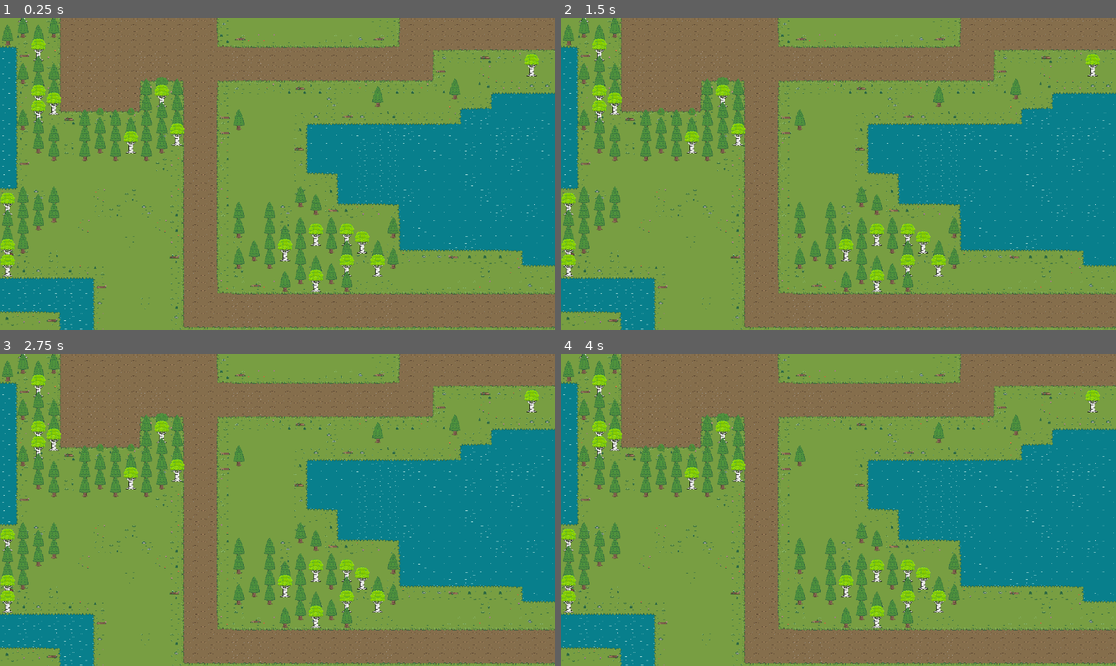
Above: before the commit, frames 1-4 (two rows, left to right).
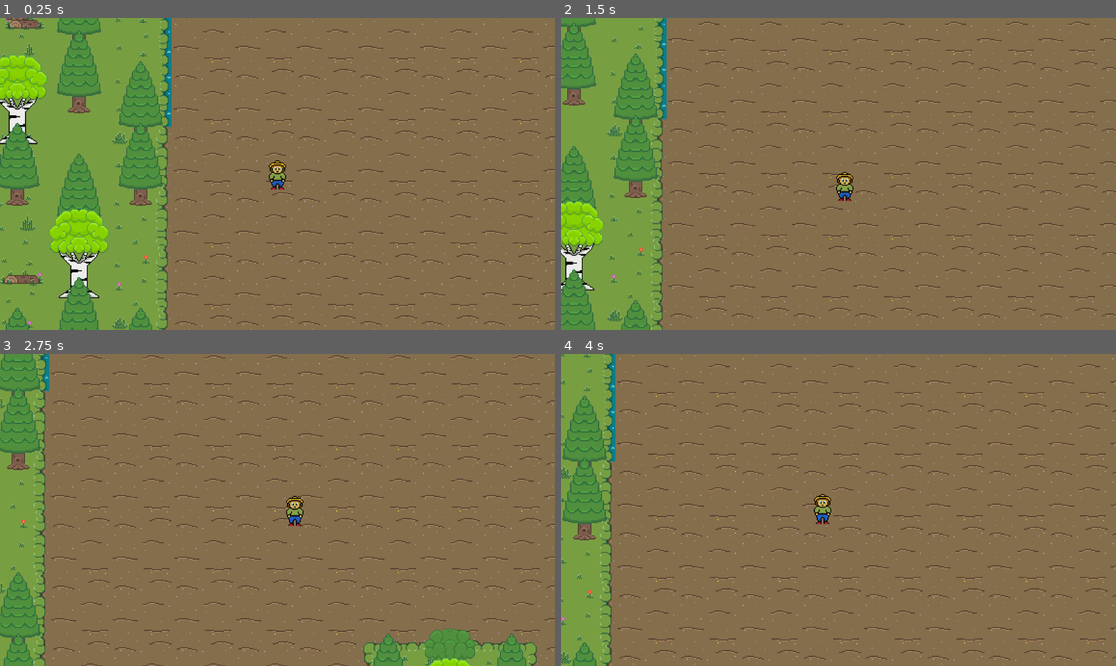
Above: after the commit, the same moments.

Repository: MoeOverload/Caribou-Lane
Game: Godot game, scene res://Scenes/Maps/demo_map.tscn
Two runs of this game, one before a commit and one after it. Both use one fixed random seed, a clock stepped at 60 frames per second and the inputs below. Before the commit the project has no main scene; this scene is started directly in both runs.
Inputs:
- Up to frame 1 (0.25 s): no input
- Up to frame 2 (1.5 s): tap Enter at 0.5 s; hold D (right, bound only after the commit) 0.53-1.28 s; hold Down (down, bound only after the commit) from 1.28 s (still down)
- Up to frame 3 (2.75 s): release Down (down, bound only after the commit) at 2.03 s; hold D (right, bound only after the commit) from 2.03 s (still down)
- Up to frame 4 (4 s): release D (right, bound only after the commit) at 2.78 s; hold W (up, bound only after the commit) 2.78-3.53 s; hold Left (left, bound only after the commit) from 3.53 s (still down)

The runs differ from the first frame. In frame 1, 70% of the frame differs, in the area x 0-100%, y 0-100%; in frame 2, 73%; in frame 3, 76%; in frame 4, 74%.

Commit message:
character creation
idle anim
movement script
world scaling

Diff:
--- /dev/null
+++ b/caribou-lane/Assets/characterAssets/MainCharacter/character_body_2d.gd
@@ -0,0 +1,24 @@
+extends CharacterBody2D
+
+@export var move_speed = 100
+
+func get_input():
+	velocity = Vector2.ZERO
+
+	if Input.is_action_pressed("left"):
+		velocity.x -= 1
+	elif Input.is_action_pressed("right"):
+		velocity.x += 1
+	elif Input.is_action_pressed("up"):
+		velocity.y -= 1
+	elif Input.is_action_pressed("down"):
+		velocity.y += 1
+	else:
+		velocity = Vector2.ZERO
+
+	velocity = velocity.normalized() * move_speed
+
+func _physics_process(_delta):
+
+	get_input()
+	move_and_slide()
--- /dev/null
+++ b/caribou-lane/Assets/characterAssets/MainCharacter/character_main.tscn
@@ -0,0 +1,72 @@
+[gd_scene load_steps=7 format=3 uid="uid://juau23jdwlih"]
+
+[ext_resource type="Texture2D" uid="uid://d2eo8cqonr85j" path="res://Assets/characterAssets/MainCharacter/idle animation(main)-Sheet.png" id="1_pi677"]
+[ext_resource type="Script" path="res://Assets/characterAssets/MainCharacter/character_body_2d.gd" id="2_lier2"]
+
+[sub_resource type="CapsuleShape2D" id="CapsuleShape2D_546gs"]
+radius = 7.0
+height = 28.0
+
+[sub_resource type="AtlasTexture" id="AtlasTexture_tffxv"]
+atlas = ExtResource("1_pi677")
+region = Rect2(0, 0, 64, 64)
+
+[sub_resource type="AtlasTexture" id="AtlasTexture_4ex6k"]
+atlas = ExtResource("1_pi677")
+region = Rect2(64, 0, 64, 64)
+
+[sub_resource type="SpriteFrames" id="SpriteFrames_q8slm"]
+animations = [{
+"frames": [{
+"duration": 1.0,
+"texture": SubResource("AtlasTexture_tffxv")
+}, {
+"duration": 1.0,
+"texture": SubResource("AtlasTexture_4ex6k")
+}, {
+"duration": 1.0,
+"texture": SubResource("AtlasTexture_4ex6k")
+}, {
+"duration": 1.0,
+"texture": SubResource("AtlasTexture_4ex6k")
+}, {
+"duration": 1.0,
+"texture": SubResource("AtlasTexture_4ex6k")
+}, {
+"duration": 1.0,
+"texture": SubResource("AtlasTexture_tffxv")
+}, {
+"duration": 1.0,
+"texture": SubResource("AtlasTexture_tffxv")
+}, {
+"duration": 1.0,
+"texture": SubResource("AtlasTexture_tffxv")
+}],
+"loop": true,
+"name": &"idle",
+"speed": 8.0
+}]
+
+[node name="CharacterMain" type="Node2D"]
+
+[node name="CharacterBody2D" type="CharacterBody2D" parent="."]
+z_index = 1
+motion_mode = 1
+script = ExtResource("2_lier2")
+
+[node name="CollisionShape2D" type="CollisionShape2D" parent="CharacterBody2D"]
+position = Vector2(0, 2)
+shape = SubResource("CapsuleShape2D_546gs")
+
+[node name="AnimatedSprite2D" type="AnimatedSprite2D" parent="CharacterBody2D"]
+sprite_frames = SubResource("SpriteFrames_q8slm")
+animation = &"idle"
+autoplay = "idle"
+frame_progress = 0.683219
+
+[node name="Camera2D" type="Camera2D" parent="CharacterBody2D"]
+z_index = 1
+y_sort_enabled = true
+zoom = Vector2(2, 2)
+process_callback = 0
+position_smoothing_enabled = true
--- a/caribou-lane/Scenes/Maps/demo_map.tscn
+++ b/caribou-lane/Scenes/Maps/demo_map.tscn
@@ -1,7 +1,8 @@
-[gd_scene load_steps=7 format=4 uid="uid://ce31qx5auc0cs"]
+[gd_scene load_steps=8 format=4 uid="uid://ce31qx5auc0cs"]
 
 [ext_resource type="Texture2D" uid="uid://dlge1uthjs62c" path="res://Assets/TileSets/groundLayers/Ground-layers.png" id="1_31sd2"]
 [ext_resource type="Texture2D" uid="uid://svetp7c0gk6j" path="res://Assets/TileSets/GroundObjects/Ground-Objects.png" id="2_1dee2"]
+[ext_resource type="PackedScene" uid="uid://juau23jdwlih" path="res://Assets/characterAssets/MainCharacter/character_main.tscn" id="3_ji5jd"]
 
 [sub_resource type="TileSetAtlasSource" id="TileSetAtlasSource_2hq5u"]
 texture = ExtResource("1_31sd2")
@@ -182,11 +183,13 @@
 [node name="DemoMap" type="Node2D"]
 
 [node name="baseGroundLayer" type="TileMapLayer" parent="."]
-scale = Vector2(0.5, 0.5)
 tile_map_data = PackedByteArray("AAD6//n/AAACABQAAAD6//r/AAACABQAAAD6/wIAAAATABQAAAD6/wcAAAACABQAAAD6/wgAAAAAABYAAAD7/w …(27120 unchanged characters)…
 tile_set = SubResource("TileSet_mgnid")
 
 [node name="GroundObjectLayer" type="TileMapLayer" parent="."]
-scale = Vector2(0.5, 0.5)
+z_index = 2
 tile_map_data = PackedByteArray("AAALAAQAAAALAAoAAAAJAAQAAAALAAoAAAAKAAQAAAAKAAoAAAAJAAUAAAALAAoAAAAKAAUAAAALAAoAAAALAA …(3440 unchanged characters)…
 tile_set = SubResource("TileSet_jfvhi")
+
+[node name="CharacterMain" parent="." instance=ExtResource("3_ji5jd")]
+position = Vector2(366, 49)
--- a/caribou-lane/project.godot
+++ b/caribou-lane/project.godot
@@ -11,8 +11,35 @@
 [application]
 
 config/name="Caribou Lane"
+run/main_scene="res://Scenes/Maps/demo_map.tscn"
 config/features=PackedStringArray("4.3", "GL Compatibility")
 config/icon="res://icon.svg"
+
+[input]
+
+left={
+"deadzone": 0.5,
+"events": [Object(InputEventKey,"resource_local_to_scene":false,"resource_name":"","device":-1,"window_id":0,"alt_pressed":false,"shift_pressed":false,"ctrl_pressed":false,"meta_pressed":false,"pressed":false,"keycode":0,"physical_keycode":4194319,"key_label":0,"unicode":0,"location":0,"echo":false,"script":null)
+, Object(InputEventKey,"resource_local_to_scene":false,"resource_name":"","device":-1,"window_id":0,"alt_pressed":false,"shift_pressed":false,"ctrl_pressed":false,"meta_pressed":false,"pressed":false,"keycode":0,"physical_keycode":65,"key_label":0,"unicode":97,"location":0,"echo":false,"script":null)
+]
+}
+right={
+"deadzone": 0.5,
+"events": [Object(InputEventKey,"resource_local_to_scene":false,"resource_name":"","device":-1,"window_id":0,"alt_pressed":false,"shift_pressed":false,"ctrl_pressed":false,"meta_pressed":false,"pressed":false,"keycode":0,"physical_keycode":68,"key_label":0,"unicode":100,"location":0,"echo":false,"script":null)
+, Object(InputEventKey,"resource_local_to_scene":false,"resource_name":"","device":-1,"window_id":0,"alt_pressed":false,"shift_pressed":false,"ctrl_pressed":false,"meta_pressed":false,"pressed":false,"keycode":0,"physical_keycode":4194321,"key_label":0,"unicode":0,"location":0,"echo":false,"script":null)
+]
+}
+up={
+"deadzone": 0.5,
+"events": [Object(InputEventKey,"resource_local_to_scene":false,"resource_name":"","device":-1,"window_id":0,"alt_pressed":false,"shift_pressed":false,"ctrl_pressed":false,"meta_pressed":false,"pressed":false,"keycode":0,"physical_keycode":87,"key_label":0,"unicode":119,"location":0,"echo":false,"script":null)
+, Object(InputEventKey,"resource_local_to_scene":false,"resource_name":"","device":-1,"window_id":0,"alt_pressed":false,"shift_pressed":false,"ctrl_pressed":false,"meta_pressed":false,"pressed":false,"keycode":0,"physical_keycode":4194320,"key_label":0,"unicode":0,"location":0,"echo":false,"script":null)
+]
+}
+down={
+"deadzone": 0.5,
+"events": [Object(InputEventKey,"resource_local_to_scene":false,"resource_name":"","device":-1,"window_id":0,"alt_pressed":false,"shift_pressed":false,"ctrl_pressed":false,"meta_pressed":false,"pressed":false,"keycode":0,"physical_keycode":4194322,"key_label":0,"unicode":0,"location":0,"echo":false,"script":null)
+]
+}
 
 [rendering]
 
Binary file added: caribou-lane/Assets/characterAssets/MainCharacter/idle animation(main)-Sheet.png
Not shown, added: caribou-lane/Assets/characterAssets/MainCharacter/idle animation(main)-Sheet.png.import
Binary file added: caribou-lane/Assets/characterAssets/idle animation(main).aseprite
Not shown, added: assets/idle animation(main)-Sheet.aseprite
Not shown, added: assets/idle animation(main)-Sheet.png
Not shown, added: assets/idle animation(main).aseprite
